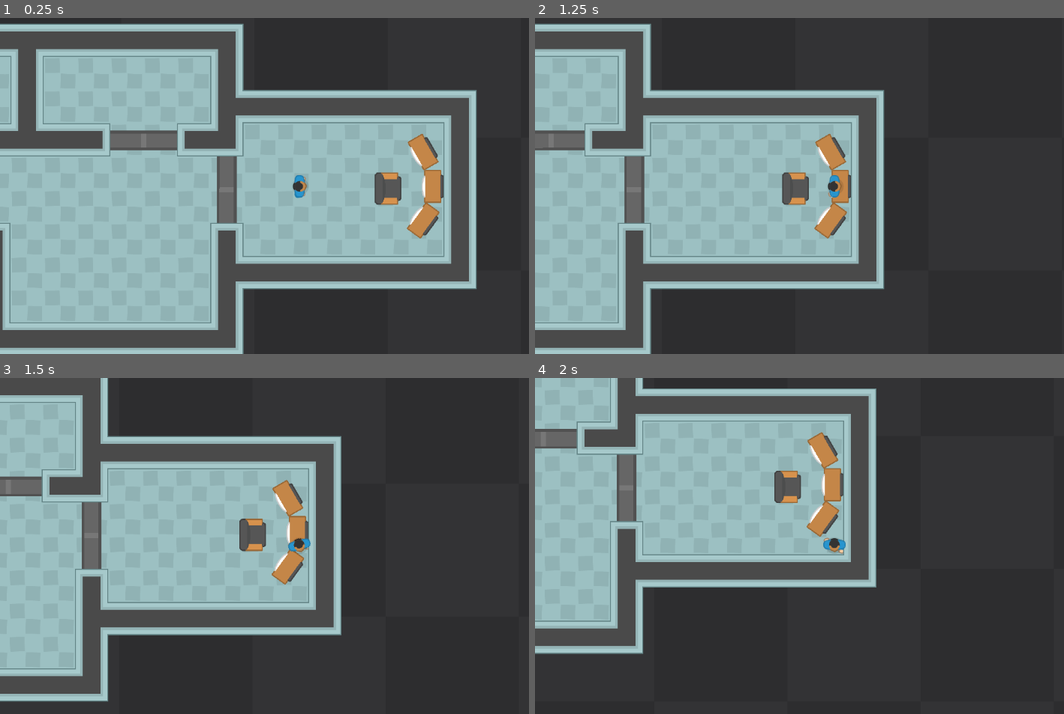
Above: before the commit, frames 1-4 (two rows, left to right).
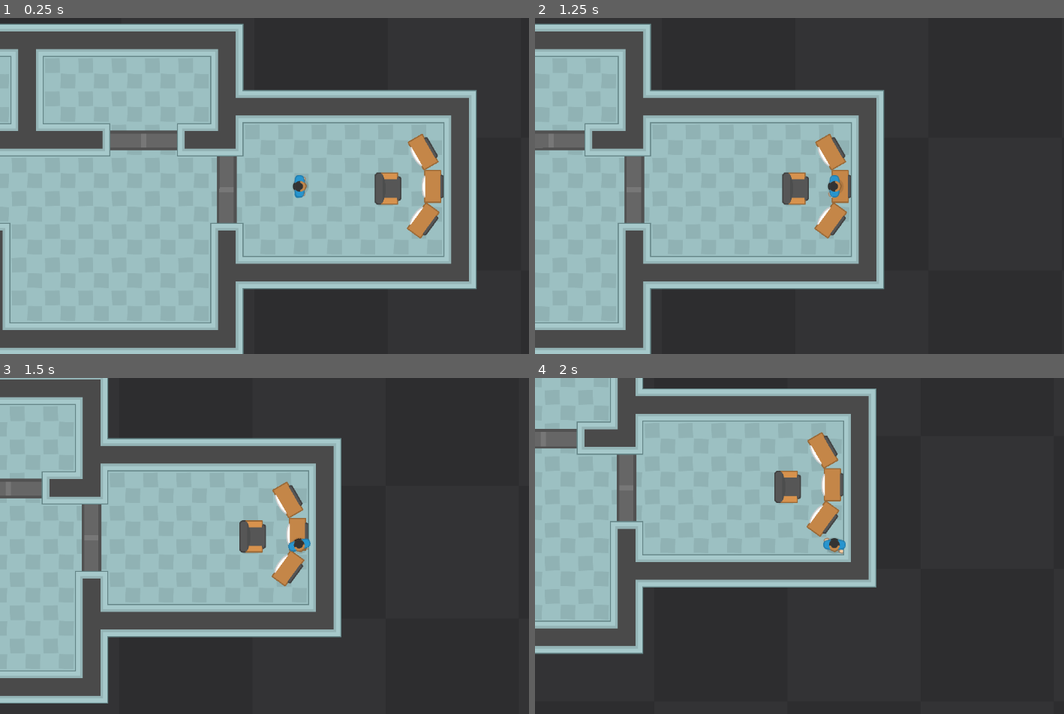
Above: after the commit, the same moments.

Repository: KevinStirling/FlipAndBurn
Game: Godot game, scene res://space.tscn
The game is run twice, just before and just after one commit, with the same random seed, the same clock (stepped at 60 frames per second) and the same inputs.
Inputs:
- Up to frame 1 (0.25 s): no input
- Up to frame 2 (1.25 s): tap Enter at 0.5 s; hold D (lateral_right) from 0.53 s (still down); hold Shift (sprint) from 0.53 s (still down)
- Up to frame 3 (1.5 s): release D (lateral_right) at 1.28 s; release Shift (sprint) at 1.28 s; hold S (down) from 1.28 s (still down); tap W (burn) at 1.35 s
- Up to frame 4 (2 s): keep holding S (down); tap Shift (sprint) at 1.55 s

Frames 1-2 are identical in both runs. In frame 3, 4.5% of the frame differs, in the area x 0-65%, y 0-97%; in frame 4, nothing differs.

Commit message:
refactor player to use state design pattern

Diff:
--- a/Player.gd
+++ b/Player.gd
@@ -1,4 +1,4 @@
-extends CharacterBody2D
+extends PlayerState
 
 @onready var ship_interior = get_node("/root/Space/Ship/ShipFloor")
 @onready var ship = get_node("/root/Space/Ship")
@@ -6,31 +6,22 @@
 @onready var helm = get_node("/root/Space/Ship/Helm")
 @onready var ext_cam = get_node("/root/Space/Ship/ExternalCamera")
 
-@export var WALK_SPEED = 200.0
-@export var SPRINT_SPEED = 350.0
 @export var DEF_CAM_ZOOM = Vector2(2,2)
 
 var on_floor = true
 var in_helm_trigger = false
 var in_helm = false
-var sprinting = false
-var move_speed : float = WALK_SPEED :
-	set(value):
-		if value == SPRINT_SPEED:
-			sprinting = true
-		else:
-			sprinting = false
-		move_speed = value
-	get :
-		return move_speed
+
 
 func _ready():
+	state_factory = StateFactory.new()
+	change_state("idle")
 	ship_interior.body_entered.connect(_player_entered_ship)
 	ship_interior.body_exited.connect(_player_exited_ship)
 	helm.body_entered.connect(_helm_entered)
 	helm.body_exited.connect(_helm_exited)
 
-func _player_entered_ship(body):
+func _player_entered_ship(_body):
 	if on_floor != true:
 		reparent(ship, true)
 		on_floor = true
@@ -38,7 +29,7 @@
 	$Camera.zoom = DEF_CAM_ZOOM
 	ship_interior.monitoring = true
 
-func _player_exited_ship(body):
+func _player_exited_ship(_body):
 	if on_floor != false:
 		var pos = global_transform
 		reparent(space, true)
@@ -48,21 +39,17 @@
 	$Camera.zoom = Vector2(1,1)
 	ship_interior.monitoring = true
 
-func _helm_entered(body):
+func _helm_entered(_body):
 	print("helm trigger entered")
 	in_helm_trigger = true
 
-func _helm_exited(body):
+func _helm_exited(_body):
 	print("helm trigger exited")
 #	work around for area_entered emitting when ship moving fast
 	if !in_helm:
 		in_helm_trigger = false
 
-func _unhandled_input(event):
-	if Input.is_action_pressed("sprint"):
-		move_speed = SPRINT_SPEED
-	if Input.is_action_just_released("sprint"):
-		move_speed = WALK_SPEED
+func _unhandled_input(_event):
 	if Input.is_action_just_pressed("interact"):
 		if in_helm_trigger:
 			if in_helm :
@@ -78,21 +65,15 @@
 				$Camera.enabled = false
 				ext_cam.enabled = true
 
-func _physics_process(delta):
+func _physics_process(_delta):
+	if Input.is_action_pressed("sprint"):
+		change_state("run")
+	if Input.is_action_just_released("sprint"):
+		change_state("walk")
 	if !in_helm :
-		velocity = Vector2.ZERO
-		var orientation_dir = Vector2.ZERO
 		var input_direction = Input.get_vector("left", "right", "up", "down")
 		if on_floor :
-			velocity = input_direction.normalized().rotated(ship.transform.get_rotation()) * move_speed
-		else:
-			velocity = input_direction.normalized() * move_speed
+			velocity = input_direction.normalized().rotated(ship.transform.get_rotation())
+			state.move(velocity)
 		if input_direction != Vector2.ZERO:
 			$BodySprite.rotation = lerp_angle(deg_to_rad($BodySprite.rotation_degrees), input_direction.angle(), .2)
-			if sprinting:
-				$AnimationPlayer.play("run")
-			else:
-				$AnimationPlayer.play("walk")
-		else:
-			$AnimationPlayer.play("RESET")
-		move_and_slide()
--- a/Ship.gd
+++ b/Ship.gd
@@ -16,10 +16,10 @@
 
 
 # Called every frame. 'delta' is the elapsed time since the previous frame.
-func _process(delta):
+func _process(_delta):
 	pass
 
-func _integrate_forces(state):
+func _integrate_forces(_state):
 	if player_in_helm:
 		if Input.is_action_pressed("burn"):
 			apply_central_impulse(thrust.rotated(transform.get_rotation()))
--- /dev/null
+++ b/interactable.gd
@@ -0,0 +1,6 @@
+extends Resource
+
+class_name Interactable
+
+@export var trigger_area : CollisionShape2D
+@export var sprite : Sprite2D
--- a/player.tscn
+++ b/player.tscn
@@ -1,6 +1,6 @@
-[gd_scene load_steps=12 format=3 uid="uid://b6wismvr5glwv"]
-
-[ext_resource type="Script" path="res://Player.gd" id="1_jwodo"]
+[gd_scene load_steps=12 format=3 uid="uid://dbdhul8533g5n"]
+
+[ext_resource type="Script" path="res://player.gd" id="1_4sfw0"]
 [ext_resource type="Texture2D" uid="uid://b3iah1gly6a56" path="res://assets/blueman_body.png" id="2_crcop"]
 [ext_resource type="Texture2D" uid="uid://c6kfvjlw53b6m" path="res://assets/blueman_lefthand.png" id="3_x4kr4"]
 [ext_resource type="Texture2D" uid="uid://ducwrqteh45li" path="res://assets/blueman_righthand.png" id="4_cnset"]
@@ -183,7 +183,7 @@
 motion_mode = 1
 slide_on_ceiling = false
 floor_block_on_wall = false
-script = ExtResource("1_jwodo")
+script = ExtResource("1_4sfw0")
 
 [node name="CollisionShape2D" type="CollisionShape2D" parent="."]
 visible = false
--- a/sliding_doors.gd
+++ b/sliding_doors.gd
@@ -6,13 +6,11 @@
 	pass # Replace with function body.
 
 
-# Called every frame. 'delta' is the elapsed time since the previous frame.
-func _process(delta):
-	pass
-
 func _on_open_area_area_entered(area):
-	$AnimationPlayer.play("open")
+	if area.get_parent().name == "Player":
+		$AnimationPlayer.play("open")
 
 
 func _on_open_area_area_exited(area):
-	$AnimationPlayer.play("close")
+	if area.get_parent().name == "Player":
+		$AnimationPlayer.play("close")
--- a/sliding_doors.tscn
+++ b/sliding_doors.tscn
@@ -6,34 +6,6 @@
 
 [sub_resource type="RectangleShape2D" id="RectangleShape2D_lryk0"]
 size = Vector2(128, 75)
-
-[sub_resource type="Animation" id="Animation_6oxc5"]
-resource_name = "open"
-length = 0.5
-tracks/0/type = "value"
-tracks/0/imported = false
-tracks/0/enabled = true
-tracks/0/path = NodePath("Right:position")
-tracks/0/interp = 1
-tracks/0/loop_wrap = true
-tracks/0/keys = {
-"times": PackedFloat32Array(0, 0.5),
-"transitions": PackedFloat32Array(-2, 0.5),
-"update": 0,
-"values": [Vector2(64, 0), Vector2(192, 0)]
-}
-tracks/1/type = "value"
-tracks/1/imported = false
-tracks/1/enabled = true
-tracks/1/path = NodePath("Left:position")
-tracks/1/interp = 1
-tracks/1/loop_wrap = true
-tracks/1/keys = {
-"times": PackedFloat32Array(0, 0.5),
-"transitions": PackedFloat32Array(-2, 0.5),
-"update": 0,
-"values": [Vector2(-64, 0), Vector2(-192, 0)]
-}
 
 [sub_resource type="Animation" id="Animation_7lpfx"]
 length = 0.001
@@ -90,6 +62,34 @@
 "values": [Vector2(-192, 0), Vector2(-64, 0)]
 }
 
+[sub_resource type="Animation" id="Animation_6oxc5"]
+resource_name = "open"
+length = 0.5
+tracks/0/type = "value"
+tracks/0/imported = false
+tracks/0/enabled = true
+tracks/0/path = NodePath("Right:position")
+tracks/0/interp = 1
+tracks/0/loop_wrap = true
+tracks/0/keys = {
+"times": PackedFloat32Array(0, 0.5),
+"transitions": PackedFloat32Array(-2, 0.5),
+"update": 0,
+"values": [Vector2(64, 0), Vector2(192, 0)]
+}
+tracks/1/type = "value"
+tracks/1/imported = false
+tracks/1/enabled = true
+tracks/1/path = NodePath("Left:position")
+tracks/1/interp = 1
+tracks/1/loop_wrap = true
+tracks/1/keys = {
+"times": PackedFloat32Array(0, 0.5),
+"transitions": PackedFloat32Array(-2, 0.5),
+"update": 0,
+"values": [Vector2(-64, 0), Vector2(-192, 0)]
+}
+
 [sub_resource type="AnimationLibrary" id="AnimationLibrary_ex7em"]
 _data = {
 "RESET": SubResource("Animation_7lpfx"),
--- a/space.tscn
+++ b/space.tscn
@@ -1,8 +1,8 @@
 [gd_scene load_steps=14 format=3 uid="uid://c435b860dyup4"]
 
 [ext_resource type="Texture2D" uid="uid://bp6mn8enmdsja" path="res://assets/texture_08.png" id="1_adfhe"]
-[ext_resource type="Script" path="res://Ship.gd" id="1_xiwe8"]
-[ext_resource type="PackedScene" uid="uid://b6wismvr5glwv" path="res://player.tscn" id="3_2cf00"]
+[ext_resource type="Script" path="res://ship.gd" id="2_062av"]
+[ext_resource type="PackedScene" uid="uid://dbdhul8533g5n" path="res://player.tscn" id="3_2cf00"]
 [ext_resource type="Texture2D" uid="uid://cbi14j5tn4vid" path="res://assets/tilesheet_complete_2X.png" id="3_lbs1v"]
 [ext_resource type="Texture2D" uid="uid://duq2xrkom4syo" path="res://assets/arm_chair.png" id="4_64dij"]
 [ext_resource type="Texture2D" uid="uid://7axctgewxblb" path="res://assets/old_tv.png" id="6_6ljvl"]
@@ -1742,7 +1742,7 @@
 position = Vector2(568, 320)
 collision_mask = 0
 can_sleep = false
-script = ExtResource("1_xiwe8")
+script = ExtResource("2_062av")
 
 [node name="ShipFloor" type="Area2D" parent="Ship"]
 position = Vector2(1, 1)
--- /dev/null
+++ b/states/player/idle_state.gd
@@ -0,0 +1,11 @@
+extends State
+
+class_name IdleState
+
+# Called when the node enters the scene tree for the first time.
+func _ready():
+	animated_sprite.play("RESET")
+
+func move(input_direction_rotated : Vector2):
+	if input_direction_rotated != Vector2.ZERO:
+		persistent_state.change_state("walk")
--- /dev/null
+++ b/states/player/player_state.gd
@@ -0,0 +1,18 @@
+extends CharacterBody2D
+
+class_name PlayerState
+
+var state
+var state_factory
+
+func change_state(new_state_name):
+	if state != null:
+		state.queue_free()
+	state = state_factory.get_state(new_state_name).new()
+	state.setup(state, $AnimationPlayer, self)
+	state.name = "current_state"
+	add_child(state)
+	print(new_state_name)
+
+func move(input_direction_rotated : Vector2):
+	state.move(input_direction_rotated)
--- /dev/null
+++ b/states/player/run_state.gd
@@ -0,0 +1,13 @@
+extends State
+
+class_name RunState
+
+var move_speed = 350.0
+
+func _ready():
+	animated_sprite.play("run")
+
+func move(input_direction_rotated : Vector2):
+	persistent_state.velocity = input_direction_rotated * move_speed
+	if persistent_state.velocity == Vector2.ZERO:
+		persistent_state.change_state("idle")
--- /dev/null
+++ b/states/player/state.gd
@@ -0,0 +1,20 @@
+extends Node
+
+class_name State
+
+var change_state
+var animated_sprite
+var persistent_state
+var velocity = Vector2.ZERO
+
+func _physics_process(_delta):
+	velocity = persistent_state.velocity
+	persistent_state.move_and_slide()
+
+func setup(change_state, animated_sprite, persistent_state):
+	self.change_state = change_state
+	self.animated_sprite = animated_sprite
+	self.persistent_state = persistent_state
+
+func move(_input_direction_rotated : Vector2):
+	pass
--- /dev/null
+++ b/states/player/state_factory.gd
@@ -0,0 +1,16 @@
+class_name StateFactory
+
+var states
+
+func _init():
+	states = {
+		"idle" : IdleState,
+		"walk" : WalkState,
+		"run" : RunState
+	}
+
+func get_state(state_name):
+	if states.has(state_name):
+		return states.get(state_name)
+	else:
+		printerr("No state ", state_name, " in state factory")
--- /dev/null
+++ b/states/player/walk_state.gd
@@ -0,0 +1,13 @@
+extends State
+
+class_name WalkState
+
+var move_speed = 200.0
+
+func _ready():
+	animated_sprite.play("walk")
+
+func move(input_direction_rotated : Vector2):
+	persistent_state.velocity = input_direction_rotated * move_speed
+	if persistent_state.velocity == Vector2.ZERO:
+		persistent_state.change_state("idle")
Renamed: ShipFloor.gd -> sip_floor.gd
